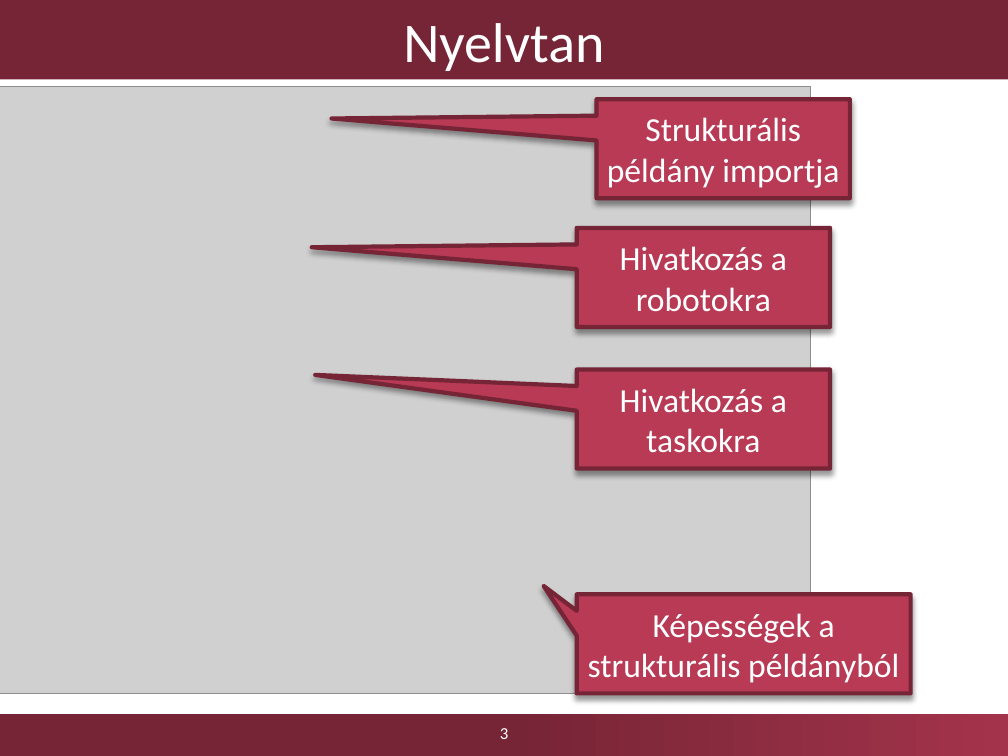
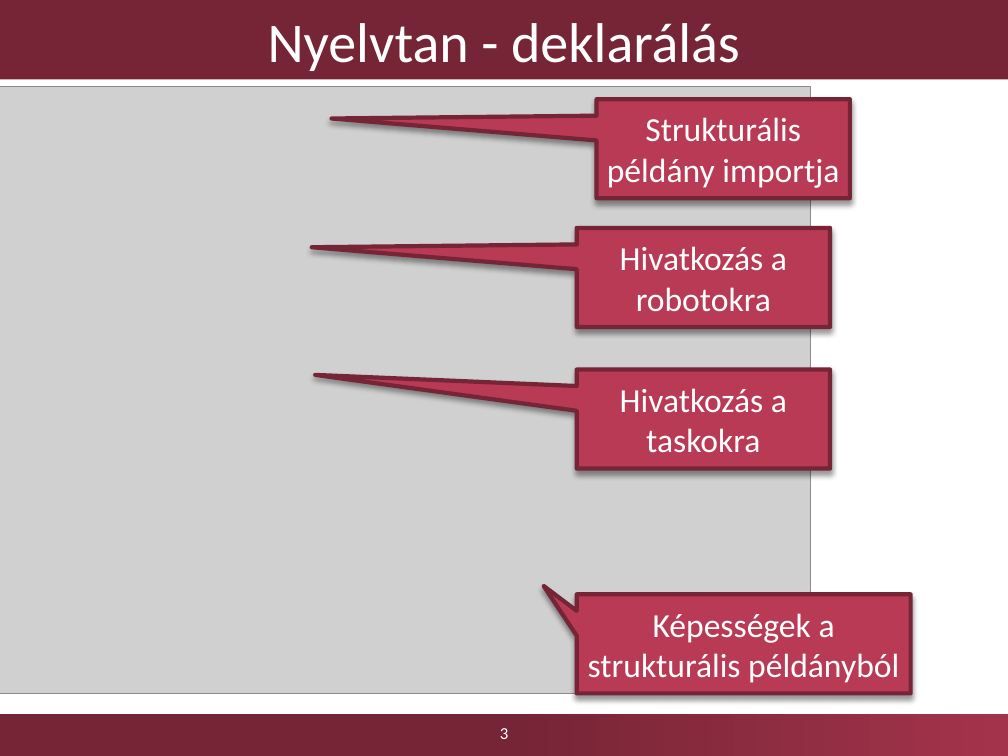
Before and after one commit to FTSRG-MDSD/MDSD-2016-ztz, a slide deck: slide 3 of doc/prezi/hw2/ztz-presentation.pptx. Drawn at 1008x756 pixels with LibreOffice and Linux fonts; fonts in the diff are those of the drawing; grey boxes stand for pictures; background and template pictures are left out. Boxes give left, top, right and bottom in pixels: in the first picture for what was removed or moved away, otherwise in the second. Text is boxed around its words. In the diff, an @@ line names an element or a change of style, - is before the commit and + after.

```diff
--- a/doc/prezi/hw2/ztz-presentation.pptx
+++ b/doc/prezi/hw2/ztz-presentation.pptx
@@ title at <box>268,23,740,71</box>: text changed @@
-Nyelvtan
+Nyelvtan - deklarálás
```
Also in this commit, not shown: 7 other slides changed.
